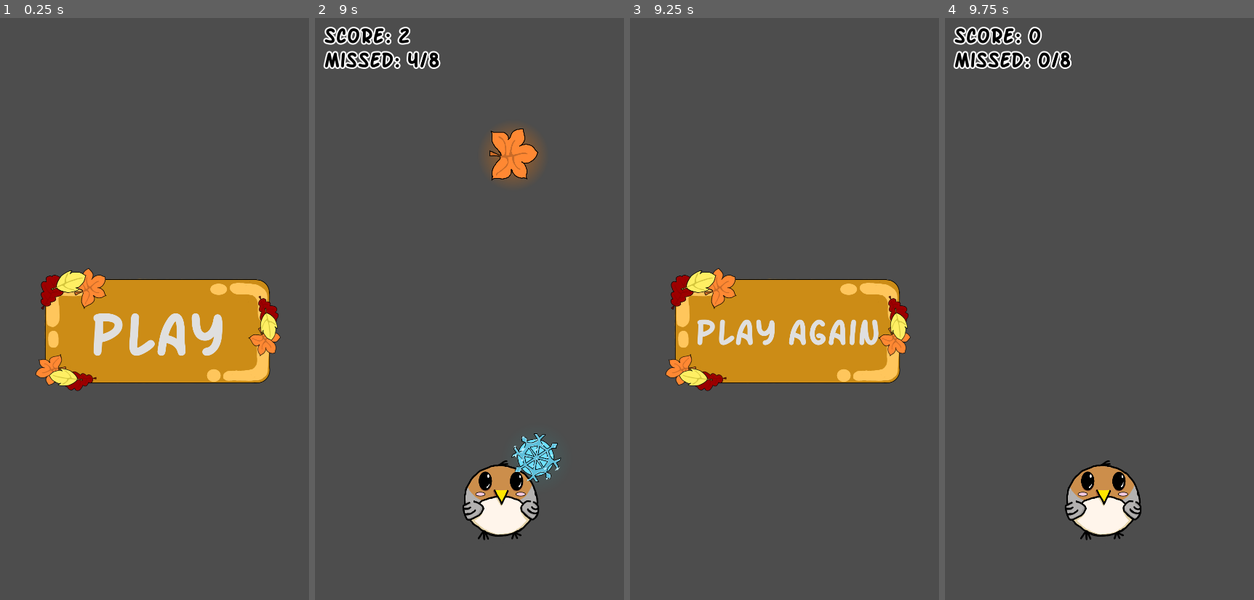
Above: before the commit, frames 1-4 (left to right).
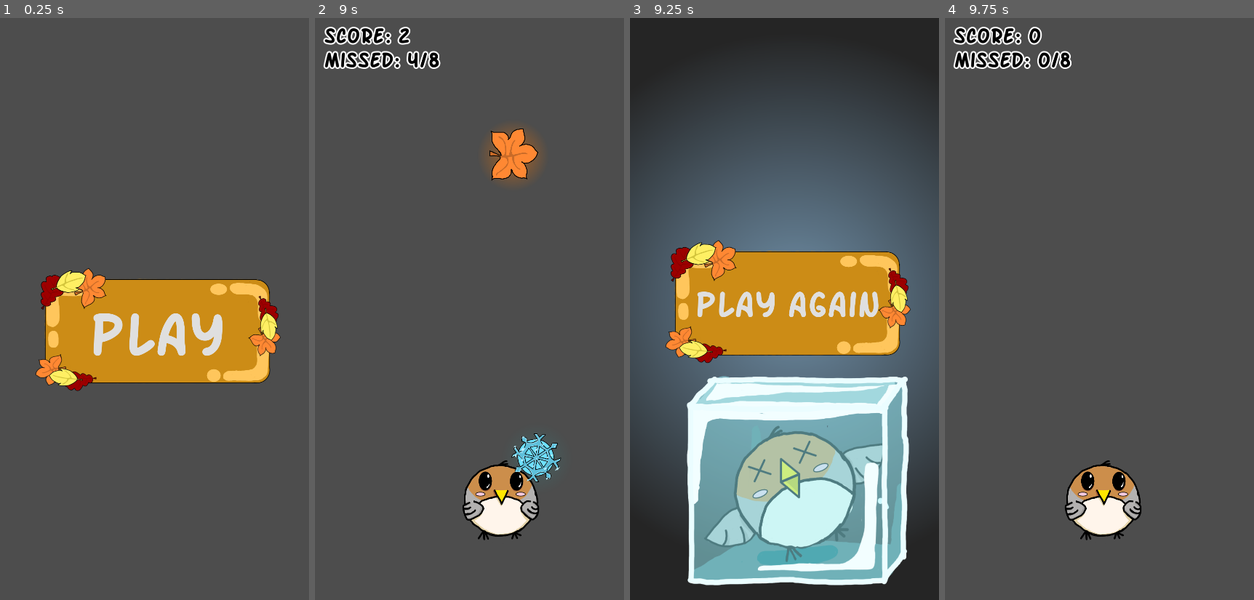
Above: after the commit, the same moments.

Repository: ezhor/Bird-Fall
Game: Godot game, scene res://Scenes/main.tscn
Two runs of this game, one before a commit and one after it. Both use one fixed random seed, a clock stepped at 60 frames per second and the inputs below.
Inputs (mouse positions are in pixels of both pictures, inside the frame that each line leads up to):
- Up to frame 1 (0.25 s): no input
- Up to frame 2 (9 s): click "Play" at 0.5 s; tap Enter at 1.25 s; move the mouse to (537, 279) at 1.27 s; move the mouse to (407, 338) at 2.02 s; move the mouse to (500, 180) at 2.77 s; move the mouse to (454, 425) at 3.52 s; move the mouse to (562, 396) at 4.27 s; move the mouse to (376, 221) at 5.02 s; move the mouse to (484, 309) at 5.77 s; move the mouse to (423, 163) at 6.52 s; move the mouse to (537, 279) at 7.27 s; move the mouse to (407, 338) at 8.02 s; move the mouse to (500, 180) at 8.77 s
- Up to frame 3 (9.25 s): no input
- Up to frame 4 (9.75 s): click "Play again" at 9.5 s

Frames 1-2 are identical in both runs. In frame 3, 72% of the frame differs, in the area x 0-100%, y 0-100%; in frame 4, nothing differs.

Commit message:
Added game over image to its scene

Diff:
--- a/Scenes/game_over.tscn
+++ b/Scenes/game_over.tscn
@@ -1,16 +1,21 @@
 [gd_scene format=3 uid="uid://sydm08ny7jtd"]
 
+[ext_resource type="Texture2D" uid="uid://dsf6pb1wxddyr" path="res://Sprites/gameover.png" id="1_14u15"]
 [ext_resource type="FontFile" uid="uid://1a4cg51d2wmx" path="res://Fonts/SF_Arch_Rival_Bold.ttf" id="1_eoghk"]
 [ext_resource type="Texture2D" uid="uid://ckjunflr4ba7j" path="res://Sprites/button_background.png" id="2_14u15"]
 [ext_resource type="Script" uid="uid://cdpmeyieh3k3l" path="res://Scripts/LoadGameButton.gd" id="3_j3ryr"]
 
 [node name="GameOver" type="Node2D" unique_id=2102891539]
 
+[node name="Sprite2D" type="Sprite2D" parent="." unique_id=1017287447]
+position = Vector2(540, 960)
+texture = ExtResource("1_14u15")
+
 [node name="PlayButton" type="Button" parent="." unique_id=1181957224]
 offset_left = 109.0
-offset_top = 819.0
+offset_top = 727.0
 offset_right = 1141.0
-offset_bottom = 1339.0
+offset_bottom = 1247.0
 scale = Vector2(0.8, 0.8)
 theme_override_fonts/font = ExtResource("1_eoghk")
 theme_override_font_sizes/font_size = 150
Not shown, added: Sprites/bird_death.png.import
Not shown, added: Sprites/gameover.png.import
